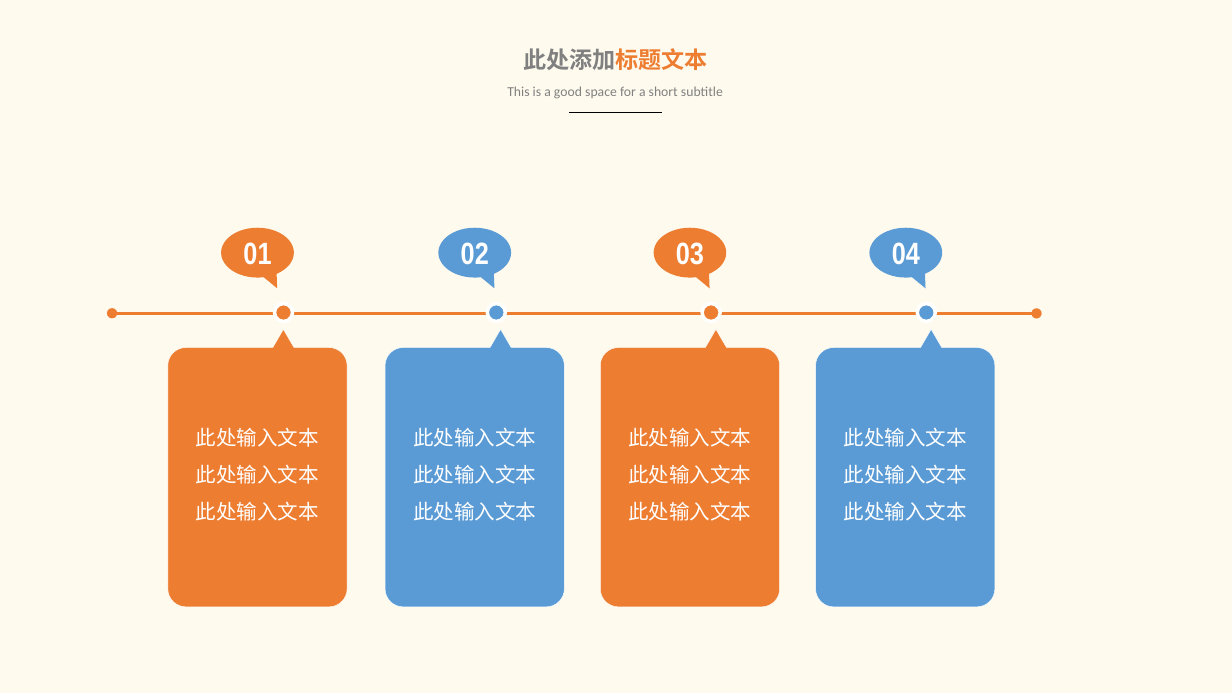
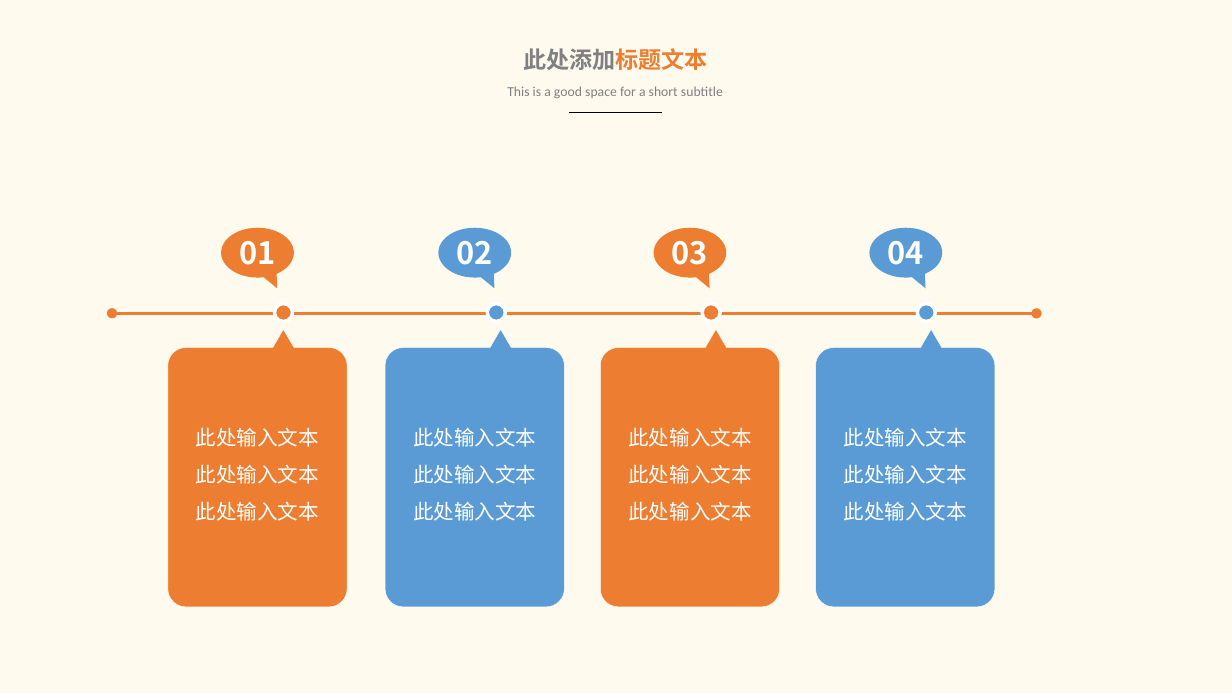
Before and after one commit to king1314okok/littlejsDesign, a slide deck: slide 15 of littleJS/论文/021115213 王毅 答辩PPT.pptx (slide 13 before the commit). Drawn at 1232x693 pixels with LibreOffice and Linux fonts; fonts in the diff are those of the drawing. Boxes give left, top, right and bottom in pixels: in the first picture for what was removed or moved away, otherwise in the second. Text is boxed around its words. In the diff, an @@ line names an element or a change of style, - is before the commit and + after.

```diff
--- a/littleJS/论文/021115213 王毅 答辩PPT.pptx
+++ b/littleJS/论文/021115213 王毅 答辩PPT.pptx
@@ font Arial Narrow to Noto Sans CJK JP in 4 elements at bbox=[221, 228, 293, 277], bbox=[439, 228, 511, 277], bbox=[654, 228, 727, 277], bbox=[870, 228, 942, 277] @@
```
Also in this commit, not shown: 2 other slides changed, 4 slides added, 2 slides removed, 1 other file.
